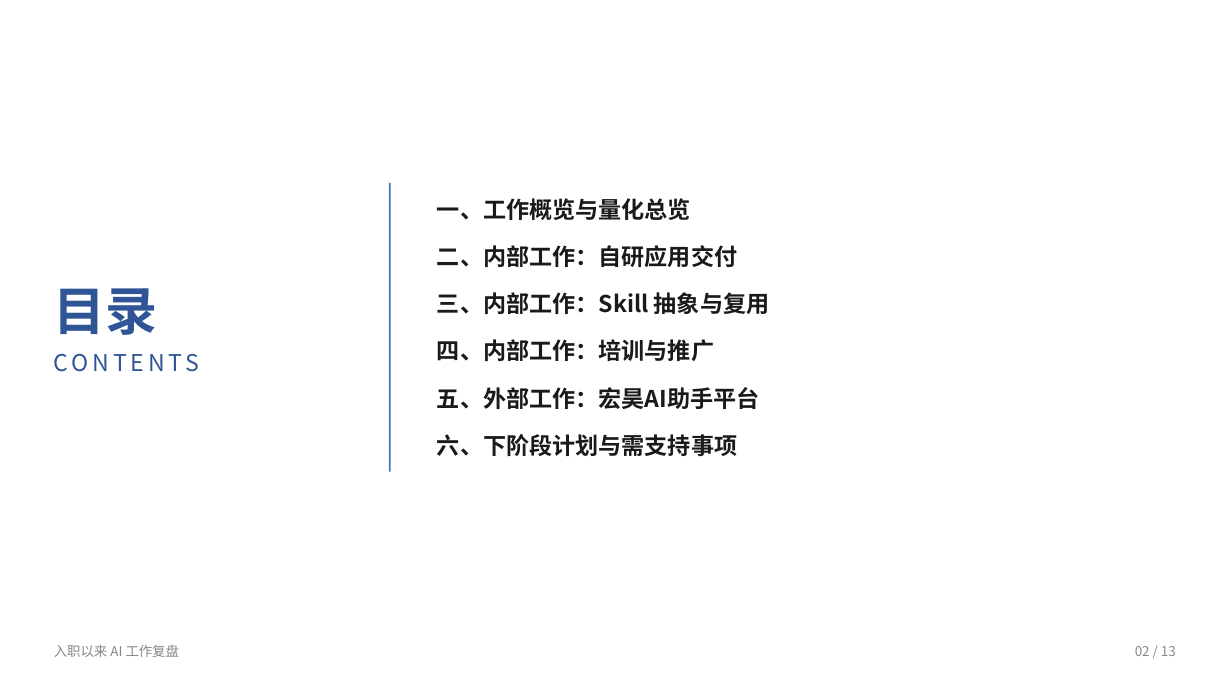
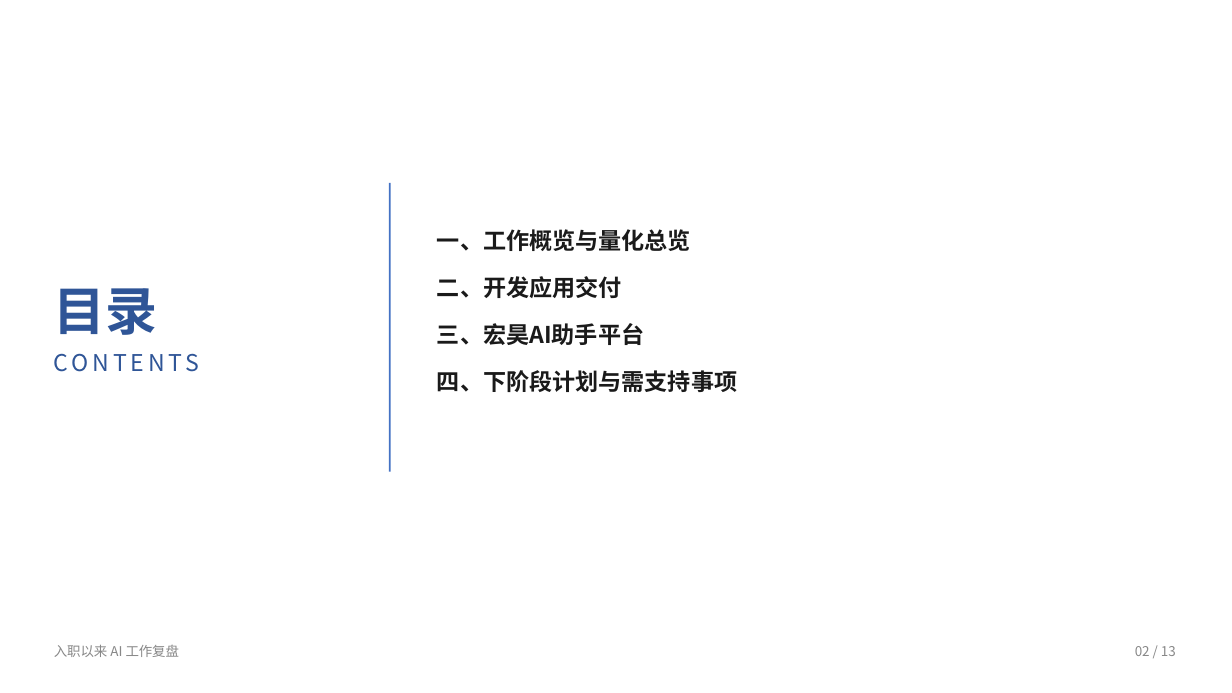
Before and after one commit to liellaaaaa/lw, a slide deck: slide 2 of PPT/入职以来AI工作复盘/入职以来AI工作复盘.pptx. Drawn at 1232x693 pixels with LibreOffice and Linux fonts; fonts in the diff are those of the drawing. Boxes give left, top, right and bottom in pixels: in the first picture for what was removed or moved away, otherwise in the second. Text is boxed around its words. In the diff, an @@ line names an element or a change of style, - is before the commit and + after.

```diff
--- a/PPT/入职以来AI工作复盘/入职以来AI工作复盘.pptx
+++ b/PPT/入职以来AI工作复盘/入职以来AI工作复盘.pptx
@@ text "一、工作概览与量化总览": place and size @@
-text "一、工作概览与量化总览" at box(437, 198, 691, 220)
+text "一、工作概览与量化总览" at box(437, 229, 691, 251)
@@ text at box(437, 276, 622, 298): text changed @@
-二、内部工作：自研应用交付
+二、开发应用交付
@@ text at box(437, 323, 644, 345): text changed @@
-三、内部工作：Skill 抽象与复用
+三、宏昊AI助手平台
@@ text removed at box(437, 339, 714, 361) @@
-四、内部工作：培训与推广
@@ text at box(437, 370, 737, 392): text changed @@
-六、下阶段计划与需支持事项
+四、下阶段计划与需支持事项
@@ text removed at box(437, 387, 760, 409) @@
-五、外部工作：宏昊AI助手平台
```
Also in this commit, not shown: 3 other slides changed, 1 slide removed, 1 other file.
